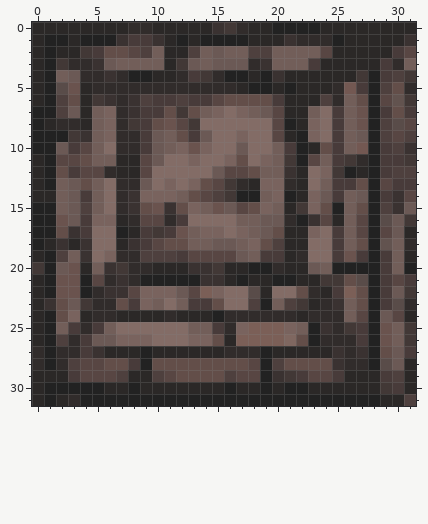
Pixel-art sprite -- Gauntlet+/Gauntlet+/Content/Tiles/Walls/good wall 1.png. Above, as it was before the edit.
The file is 32x32 pixels. Colours within 5 levels of each other are drawn and written as one.
After:
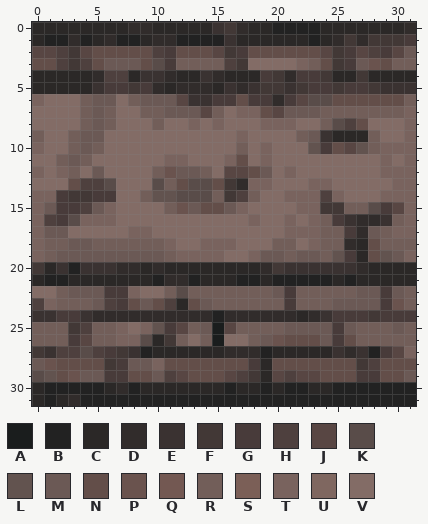
Palette (. is transparent): A #1a1d1d  B #222222  C #2b2827  D #312c2b  E #3a3231  F #423836  G #483b3a  H #4e403e  J #584643  K #594c49  L #62534f  M #6b5955  N #634e49  P #6a534e  Q #735852  R #725e59  S #7b5f57  T #79635e  U #7f6760  V #836c66
Change:
@@ x 0..31 @@
- 0 CCCCCCCCDDCCCCCEFDCCBBBBCCCCCCCC
- 1 CBBCBBBEGGECBCBBBBCCCEDDDBCCCCCE
- 2 CBCCFGNNJHRCCHRMRRHHRRRRJCCCCCGJ
- 3 CBFDDEMRRRRCFMRMMMDERRRGCCCCCGDR
- 4 CBRMDDEDBBCCDGFDBBCBECCCCCCFBGHF
- 5 CBKPCDDDDDDDDDDDDCBBCBCCCDQGBHND
- 6 CBHNCFEDEHGGHGGJNNNNGCCCHDRNBJLF
- 7 BBHMCRTDEGGNFNRTVTRMJCCRVGRPBGNG
- 8 BCDDCRTDFGNPJFVVVVVVJBCTVGRPBHKJ
- 9 BBBFERTDDGMRNGMVVTVVJCBTVGRMBHJH
-10 BBMGJRVDDGMRTPTVVMVVRGBCNGRQBGHE
-11 CBJJNRRCCJMVVTVVTNVTRFBJRGFDBGGF
-12 CBNGJJDCCJVVVVVMJJNRRECVTFBCBGHH
-13 CBRMNRVDDMVTVTNJFDCTTDCVRGGNBJGG
-14 CCRMGRVDETTTRNJHFBBRTBCTMGRMBGEJ
-15 BBRMHRVDENPENTRPMJNTRCFTNBRNBHEM
-16 BBPMGTTCDJJDGVVVVRRMMDBEJCRJBKMF
-17 BBNEGVVBCGFGPRTTVTRMNCCTVGRJBJMC
-18 BCECEVVCEGJNNRRMMRTNHCCVVGRNBLRD
-19 CBHREVTDDHHHGJJJJMRGGCDVVGPGBGRC
-20 FBMPCREFDDCCCEEFCCBBDCCMRBBBBGRB
-21 CBPPBJDEDBBBBBEECBCCBBCCFFNKBGJG
-22 CBPPBDEEJTTTMJSTVVKCVVNDCGSNBGMF
-23 CENMFDDNGTRVRGGNVVHBRHFCDERNBGKD
-24 CBNTCDDCCCCDCCCBDDDDDDCDDDRJBMJC
-25 CBRGDGRVVVVVVRRGDTSSSTRBEDFGBPRF
-26 CBHDGMMTTTVVVTTNCSSSSUNBDDDGBPRF
-27 DBDDGECCCBCCCCCCDDDBCCCCCEDEBNMG
-28 DBDHJJNNGBNNNNNNNNJBHNNNNEDDBKMC
-29 CCCGJJJHCCHJNNNNHJJBEFGJJGCCCGHC
-30 CBBBBBCCBCCCCCCCBCCBCBBCCCCCCFGC
-31 CBCDBBBBBBBBBBBBBBBBBBBBBBBBBCCH
+ 0 CCCCCCCCDDCCCCCEFDCCBBBBCCCCCCCD
+ 1 CBBDBCDBBCDDBBBBECCCCCCBCDFDFFFG
+ 2 JJHFJNNNNNHGNNNJFGNNNNNNJFGJHGJM
+ 3 NNHFHNMMMNKGRRRRHFVVVVTRNFGMPNRR
+ 4 CCCCCDHHCEEDCCEDCCCGFDGGFCCFCCCC
+ 5 CCCCCEGGFGDCDDDCEDEFFEFGGFGGFEEE
+ 6 TVVVRMMVRMMMJEEGGNGGDGJKKNNNNNNR
+ 7 VVVVRMRVVRRMMMJRVTTNJMMMRRRRRRRT
+ 8 VVVVRMRVVVRVVTVTVVVTTTVVRKHNVVVT
+ 9 RVVRMMVVVVVVVVVVVTVVVVRMECCCRVVT
+10 TVVRMRVVVVVVVVVVVRVTVVVLGNJLRTTT
+11 VVRMRVVVVVVTTVVVTNVTVVVVVVVVVTVT
+12 TVTRVMVVVVRPMMRVJJNMVTVVVVVVVTTT
+13 VVVNHHKVVVKRNKKNFDTTVVVTTVVVVVTT
+14 TTGFFGGVVRLLKKKRFHRVVTTTHTVVVTTT
+15 TMGGHMTVVVVRPMNNMTVVVVTTFFRRKGJT
+16 THGKTTTVVVVVVVVVVVTVVTVTRGEDDERT
+17 TMMVVVVVTTVVVVVVVVVVVTTTRRGDMRTT
+18 TRRMMRRRRRRTVVTTTVVVRRVTRRDCNRRR
+19 TRMMMMMMMMMRTTTTVVTMMRMMRLGCNLMT
+20 FCEBEEEDDCDCCCCCCCCDFEEEEEEDCCCC
+21 CBBCCCCCCCBDDBCCCBBCBBBBBCBCCCCC
+22 VVRMMMGGTVVRKRRRRRRRMGRRRRRMMGMR
+23 HTRRRMHGNMNHCNMRRRRRRGRRRMMMMGPR
+24 EEGGEDDDDDDDDDDBDDDDDDCDEGGGFGGG
+25 RRRFHRRTVTLGJRMAJRRRRMMMMGMRRRMR
+26 RRRGJRRTTKCFRVRAVVRMPNNNMGNRRRRR
+27 FEHHKHGFEBCCCCCCDDDBCCCCCEDEBGJT
+28 MPNNNNFGMMTNNNNNNNGCNNNNNNNFHNNN
+29 KLNPMMGGNNMHJNNNJHFCJHJJNNNGGNNM
+30 CBBBBBCDBCCCCCCCBCCBCBBCCBBBBBBB
+31 CBCDBBBBBBBBBBBBBBBBBBBBBBBBBBBB
Boxes around the changes in both pictures, in picture pixels (x1, y1, x2, y2):
changed: (32, 22, 416, 406)
